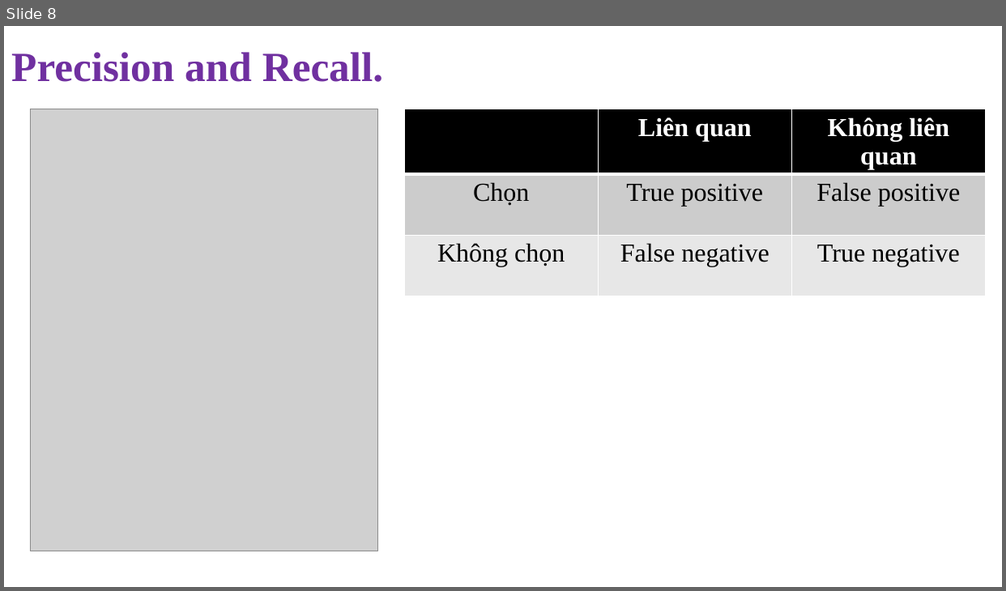
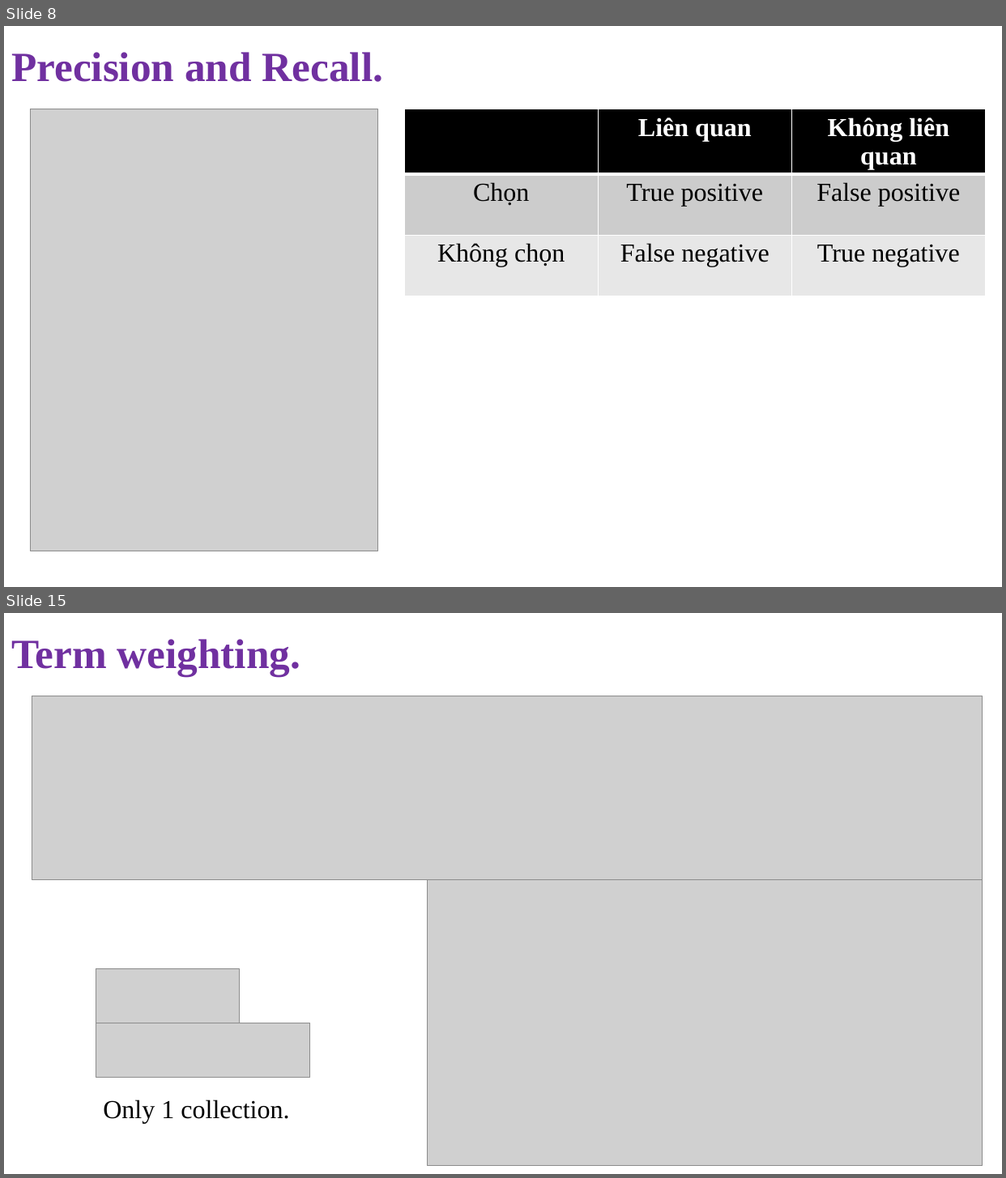
Before and after one commit to NghiLamPhuc/NLP., a slide deck: IR/Presentation1.pptx. Shown one above the other, each under a label of ours: slide 8 before the commit, slides 8 and 15 after it; the slides between them are not shown. The pictures are 1006x591 and 1006x1178 pixels, drawn with LibreOffice and Linux fonts; fonts in the diff are those of the drawing; grey boxes stand for pictures. Boxes give left, top, right and bottom in pixels: in the first picture for what was removed or moved away, otherwise in the second. Text is boxed around its words. In the diff, an @@ line names an element or a change of style, - is before the commit and + after.

```diff
--- a/IR/Presentation1.pptx
+++ b/IR/Presentation1.pptx
@@ slide 15 added at (x1=4, y1=613, x2=1002, y2=1174), background #FFFFFF @@
@@ text added at (x1=11, y1=639, x2=300, y2=676), 40 pt, text #7030A0, bold @@
+Term weighting.
@@ picture added at (x1=32, y1=696, x2=982, y2=880) @@
@@ picture added at (x1=428, y1=880, x2=983, y2=1166) @@
@@ picture added at (x1=96, y1=969, x2=240, y2=1023) @@
@@ picture added at (x1=96, y1=1023, x2=310, y2=1078) @@
@@ text added at (x1=103, y1=1100, x2=289, y2=1124), 25 pt, text #000000 @@
+Only 1 collection.
```
Also in this commit, not shown: 1 slide changed, 13 other slides added, 28 other files.
